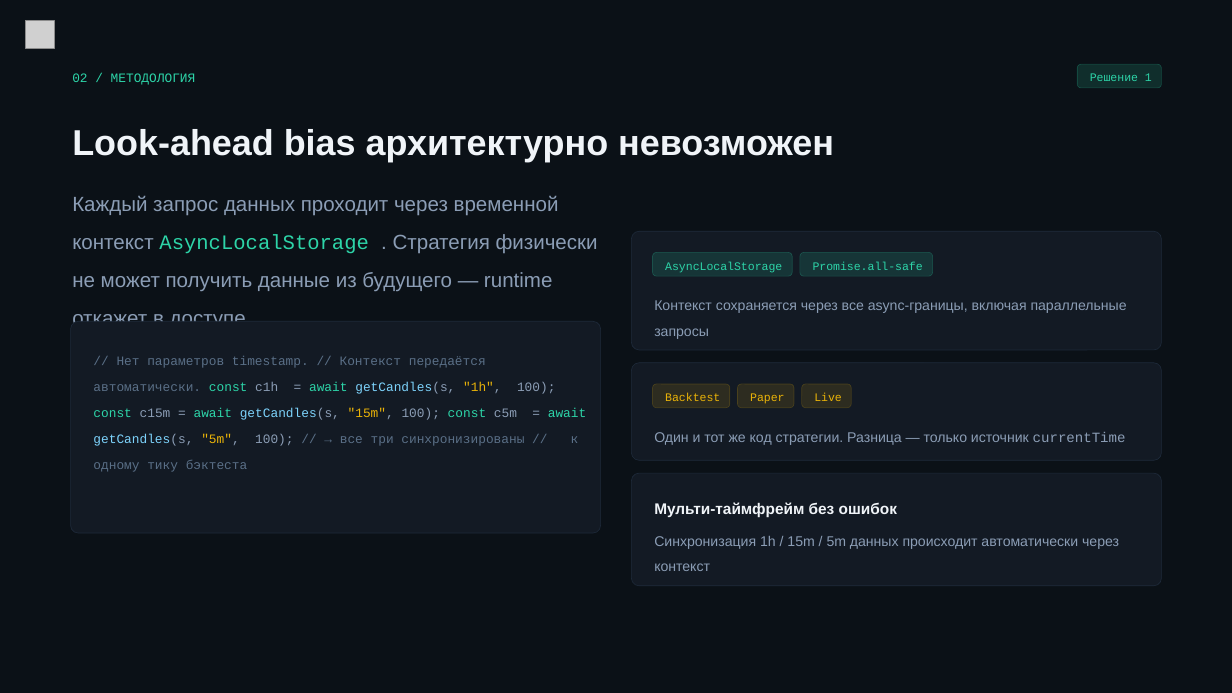
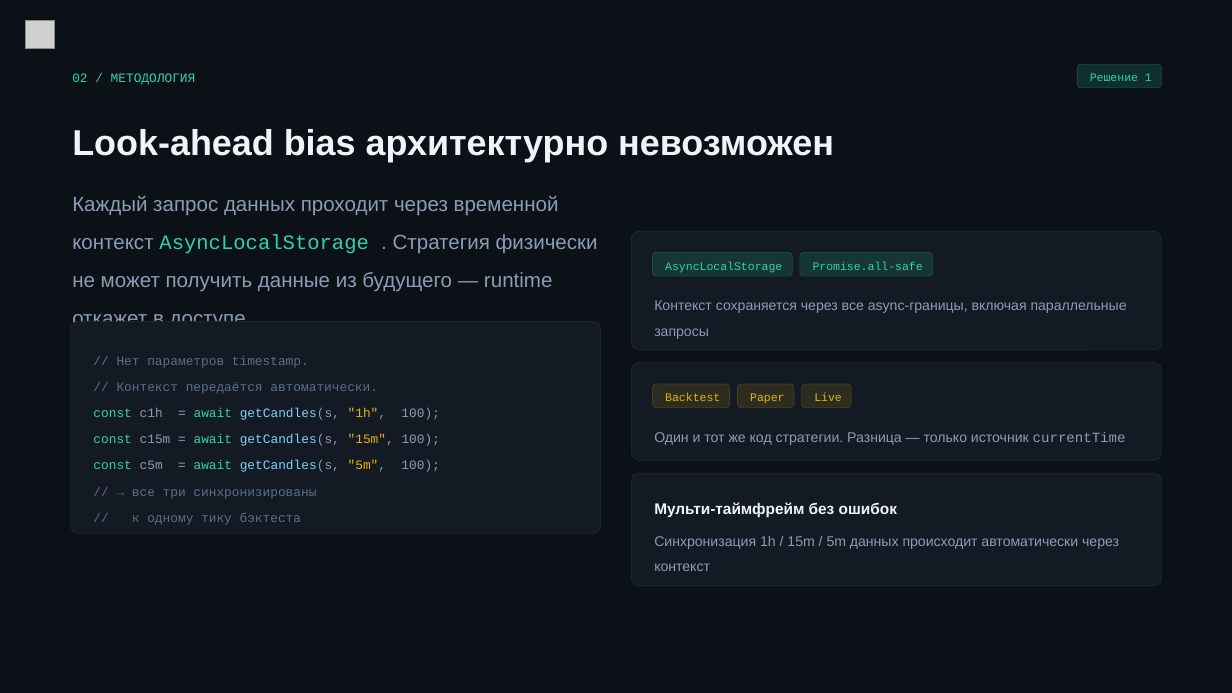
Before and after one commit to theonetrade/theonetrade, a slide deck: slide 5 of assets/theonetrade.pptx. Drawn at 1232x693 pixels with LibreOffice and Linux fonts; fonts in the diff are those of the drawing; grey boxes stand for pictures. Boxes give left, top, right and bottom in pixels: in the first picture for what was removed or moved away, otherwise in the second. Text is boxed around its words. In the diff, an @@ line names an element or a change of style, - is before the commit and + after.

```diff
--- a/assets/theonetrade.pptx
+++ b/assets/theonetrade.pptx
@@ text at box(93, 356, 440, 525): text changed @@
-// Нет параметров timestamp. // Контекст передаётся автоматически. const c1h = await getCandles(s, "1h", 100); const c15m = await getCandles(s, "15m", 100); const c5m = await getCandles(s, "5m", 100); // → все три синхронизированы // к одному тику бэктеста
+// Нет параметров timestamp.
+// Контекст передаётся автоматически.
+const c1h = await getCandles(s, "1h", 100);
+const c15m = await getCandles(s, "15m", 100);
+const c5m = await getCandles(s, "5m", 100);
+// → все три синхронизированы
+// к одному тику бэктеста
```
Also in this commit, not shown: 3 other slides changed, 1 other file.
